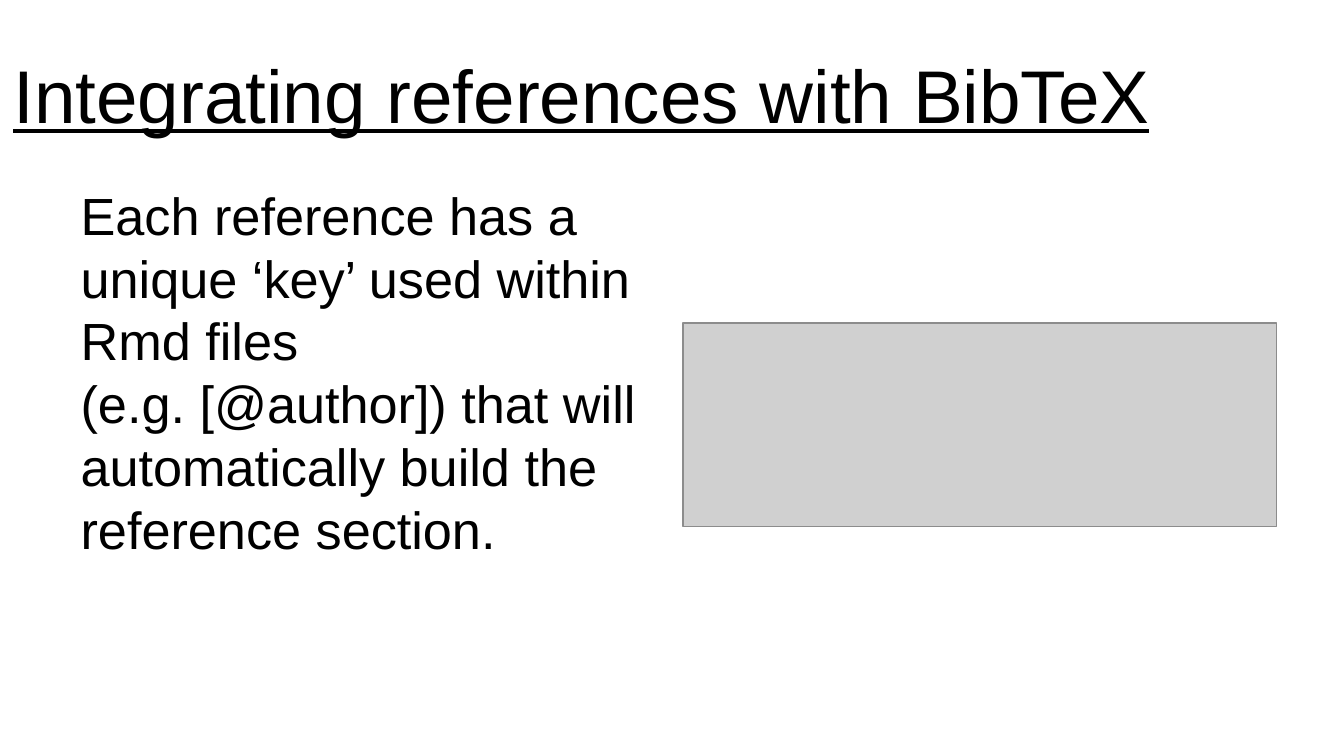
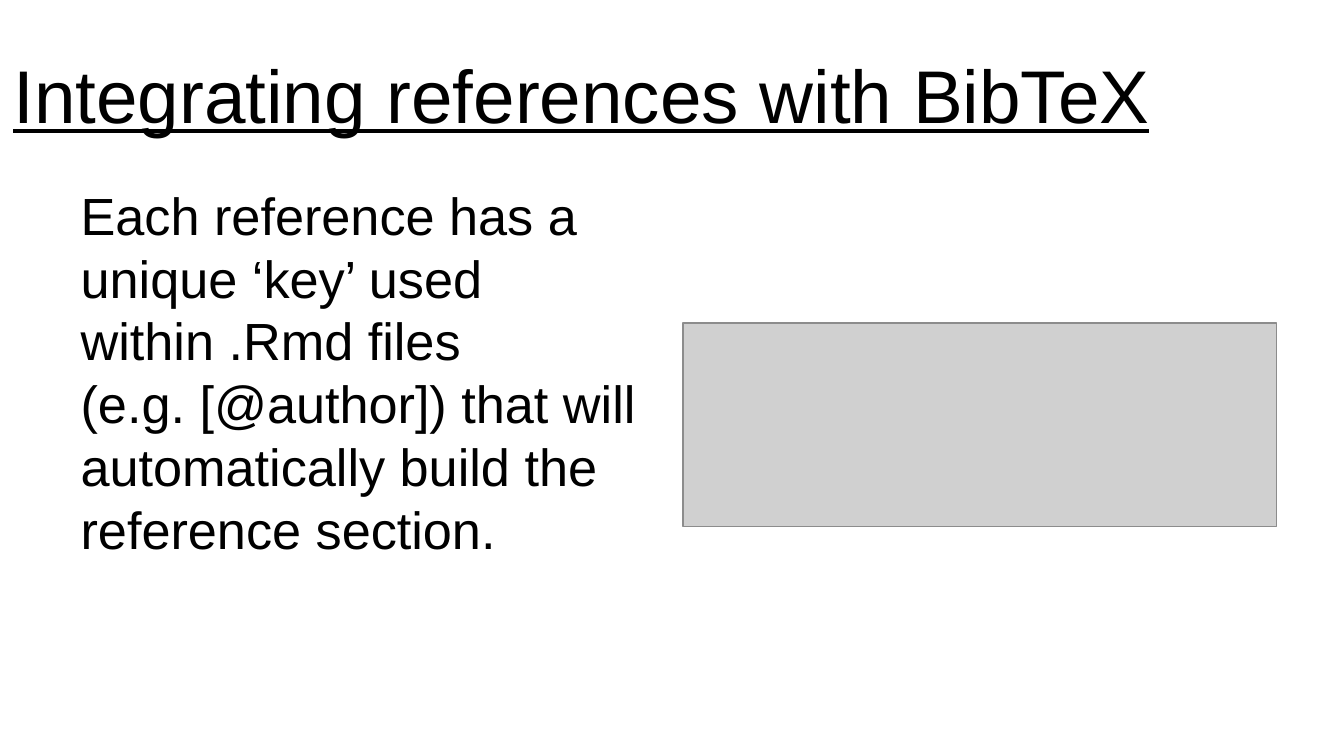
Before and after one commit to jennahamlin/GiGte, a slide deck: slide 11 of GiGte.pptx. Drawn at 1344x756 pixels with LibreOffice and Linux fonts; fonts in the diff are those of the drawing; grey boxes stand for pictures. Boxes give left, top, right and bottom in pixels: in the first picture for what was removed or moved away, otherwise in the second. Text is boxed around its words. In the diff, an @@ line names an element or a change of style, - is before the commit and + after.

Commit message:
final version ppt

```diff
--- a/GiGte.pptx
+++ b/GiGte.pptx
@@ text at (x1=81, y1=197, x2=636, y2=550): text changed @@
-Each reference has a unique ‘key’ used within Rmd files (e.g. [@author]) that will automatically build the reference section.
+Each reference has a unique ‘key’ used within .Rmd files (e.g. [@author]) that will automatically build the reference section.
```
Also in this commit, not shown: 2 other slides changed, 1 other file.
